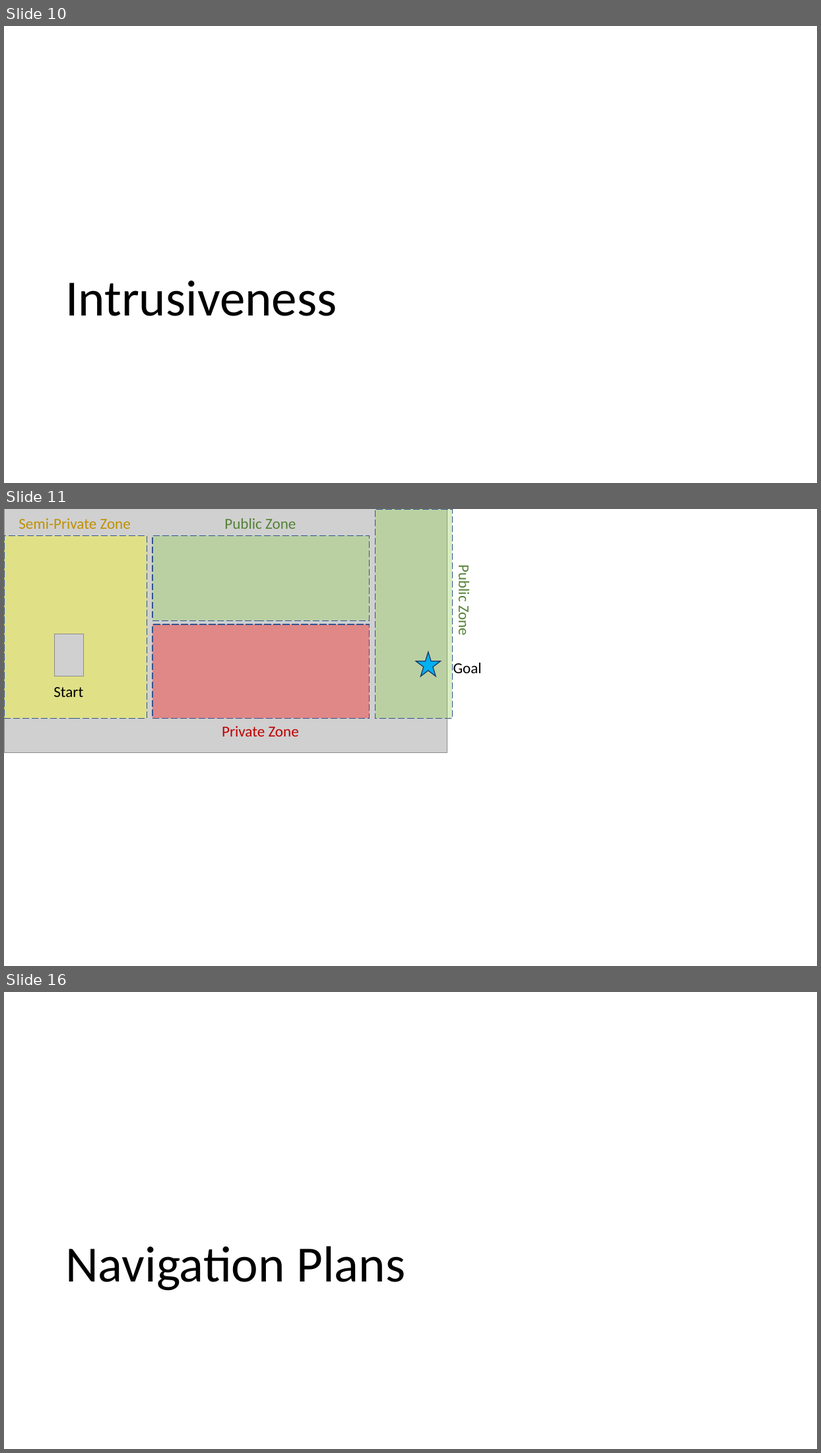
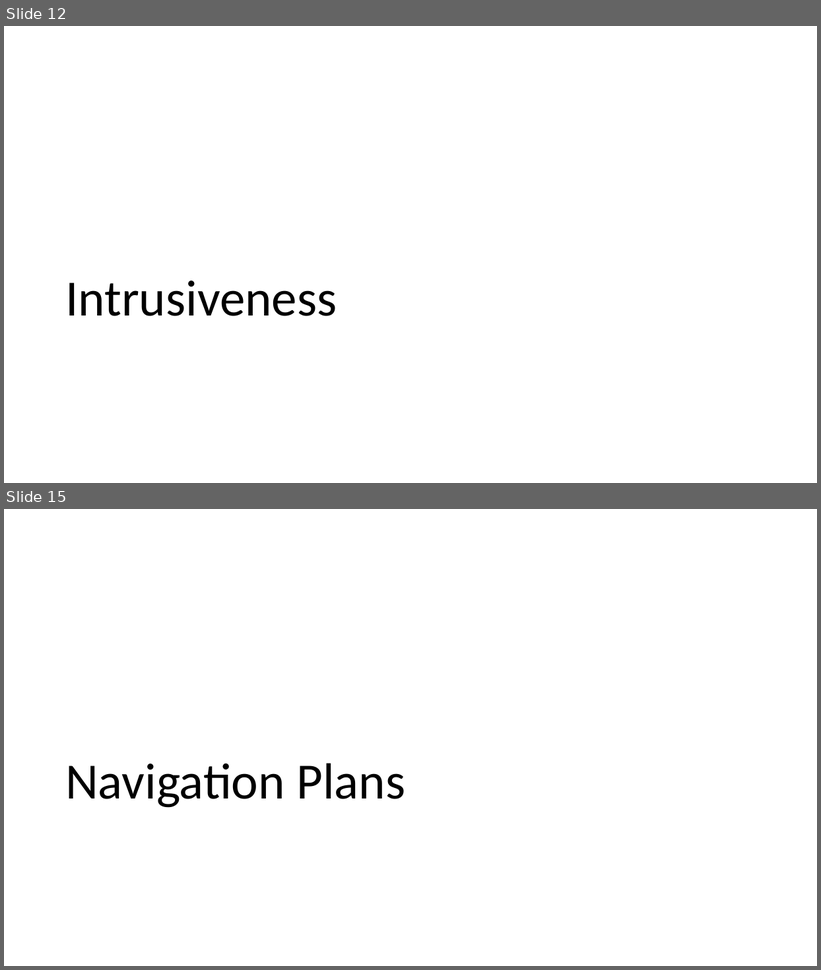
Before and after one commit to cmu-able/explainable-planning, a slide deck: XPlanningEvaluation/data/instruction/instruction.pptx. Shown one above the other, each under a label of ours: slides 10, 11 and 16 before the commit, slides 12 and 15 after it; the slides between them are not shown. The pictures are 821x1453 and 821x970 pixels, drawn with LibreOffice and Linux fonts; fonts in the diff are those of the drawing; grey boxes stand for pictures. Boxes give left, top, right and bottom in pixels: in the first picture for what was removed or moved away, otherwise in the second. Text is boxed around its words. In the diff, an @@ line names an element or a change of style, - is before the commit and + after.

Commit message:
instruction.pptx: changed zones to private offices and semi-private rooms

```diff
--- a/XPlanningEvaluation/data/instruction/instruction.pptx
+++ b/XPlanningEvaluation/data/instruction/instruction.pptx
@@ slide 11 removed at [4, 509, 817, 966], background #FFFFFF @@
@@ picture removed at [4, 509, 448, 753] @@
@@ text removed at [19, 518, 131, 529] @@
-Semi-Private Zone
@@ text removed at [224, 518, 296, 529] @@
-Public Zone
@@ rectangle removed at [376, 509, 453, 719] @@
@@ rectangle removed at [4, 536, 147, 719] @@
@@ rectangle removed at [153, 536, 370, 621] @@
@@ text removed at [455, 568, 473, 635] @@
-Public Zone
@@ rectangle removed at [153, 625, 370, 719] @@
@@ picture removed at [55, 634, 83, 677] @@
@@ star removed at [416, 652, 441, 677] @@
@@ text removed at [453, 663, 482, 673] @@
-Goal
@@ text removed at [54, 687, 83, 697] @@
-Start
@@ text removed at [222, 726, 299, 737] @@
-Private Zone
@@ what was slide 10 is now slide 12 @@
@@ what was slide 16 is now slide 15 @@
```
Also in this commit, not shown: 9 slides changed, 4 slides added, 4 other slides removed.
